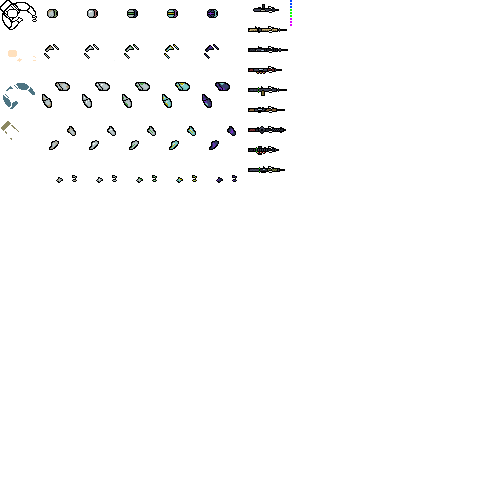
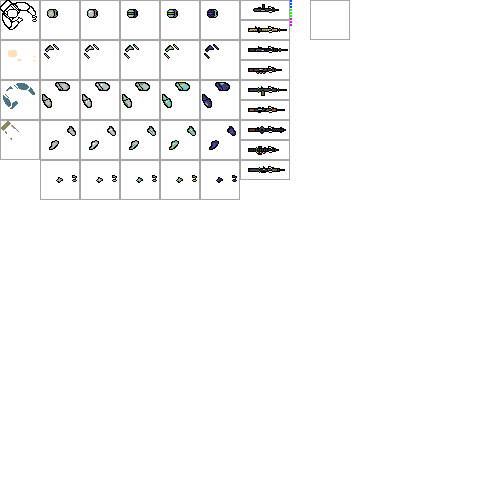
Before/after of a w=500, h=500 layered artwork. What changed in the layer stack:
showed group "support grid" (46 layers) over <box>0,0,350,200</box>
added layer "Rectangle 1 copy 23" in group "support grid" over <box>310,0,350,40</box>
